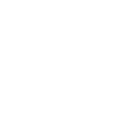
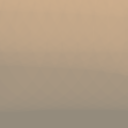
Comparing the layer stacks of the two (128, 128) images. Changes:
added layer "Grad" above "X" over (x1=0, y1=0, x2=128, y2=128)
hid "layer" over (x1=0, y1=0, x2=128, y2=128)
